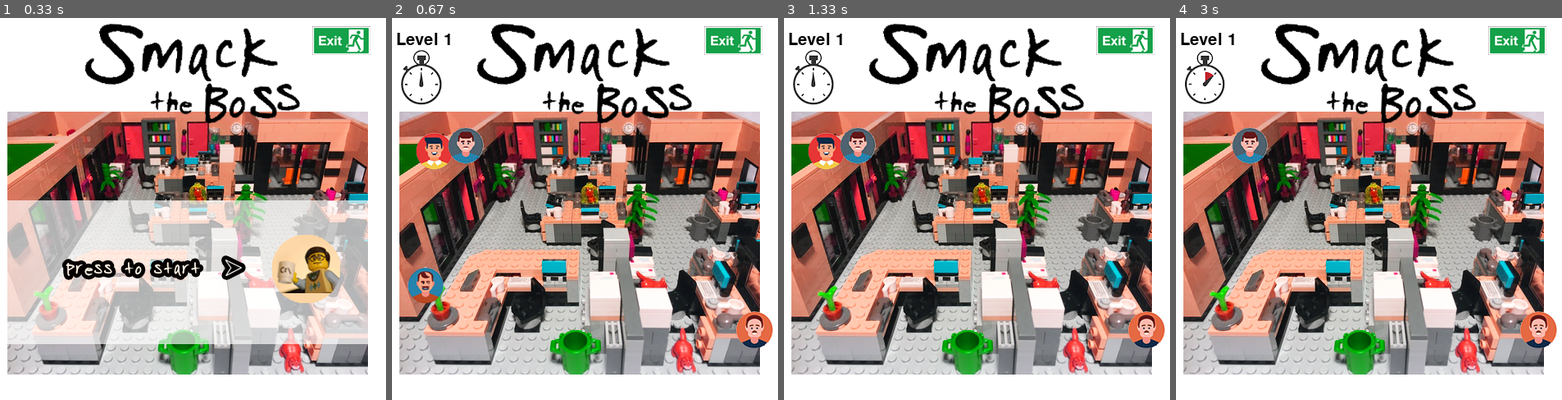
Above: before the commit, frames 1-4 (left to right).
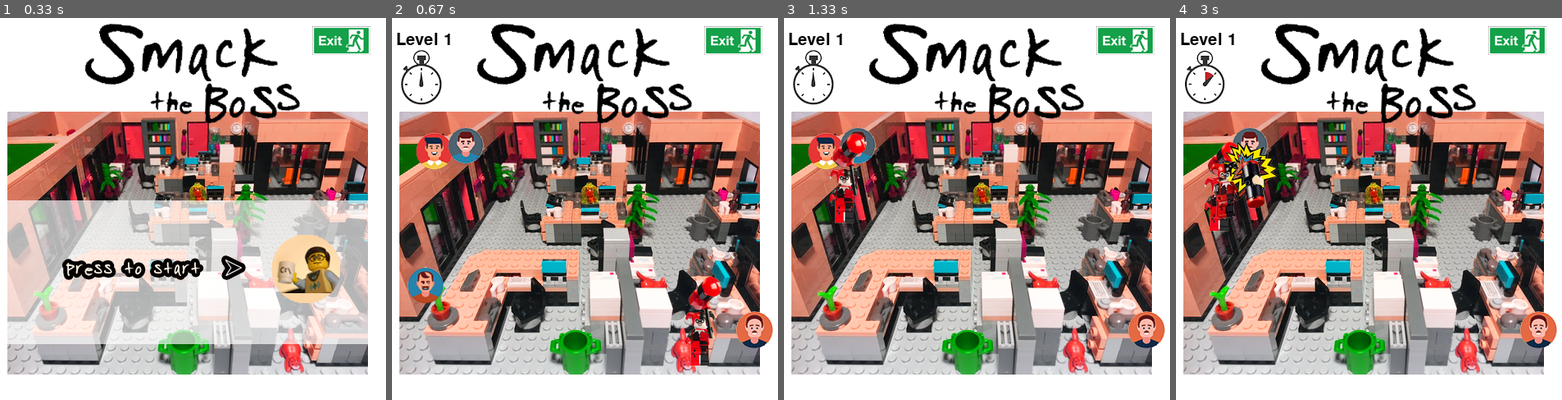
Above: after the commit, the same moments.

Repository: blancazhq/Pygame_smack_the_boss
Game: pygame game, started from pygame_smack_the_boss.py
Same seed, same stepped clock (60 frames per second), same inputs: the game is played once before the commit and once after it. The source is Python 2; it was converted automatically to run under Python 3.
Inputs (mouse positions are in pixels of both pictures, inside the frame that each line leads up to):
- Up to frame 1 (0.33 s): no input
- Up to frame 2 (0.67 s): click (696, 285) at 0.38 s
- Up to frame 3 (1.33 s): click (814, 285) at 0.72 s; click (841, 144) at 1.05 s
- Up to frame 4 (3 s): click (1515, 342) at 1.38 s; click (1372, 71) at 1.72 s; click (1345, 304) at 2.05 s; click (1349, 136) at 2.38 s; click (1218, 151) at 2.72 s

Frame 1 is identical in both runs. In frame 2, 1.2% of the frame differs, in the area x 76-86%, y 67-92%; in frame 3, 1.2%; in frame 4, 2.4%, in the area x 7-27%, y 32-56%.

Commit message:
game completed

Diff:
--- a/pygame_smack_the_boss.py
+++ b/pygame_smack_the_boss.py
@@ -33,18 +33,6 @@
     def get_location(self):
         return (self.x,self.y)
 
-    def move(self):
-        if self.x <= self.bounds[2] and self.y <= self.bounds[3] and self.x >= self.bounds[0] - self.dimensions[2] and self.y >= self.bounds[1] - self.dimensions[3]:
-            self.x += self.x_speed
-            self.y += self.y_speed
-        elif self.x > self.bounds[2]:
-            self.x = self.bounds[0] - self.dimensions[2]
-        elif self.y > self.bounds[3]:
-            self.y = self.bounds[1] - self.dimensions[3]
-        elif self.x < self.bounds[0] - self.dimensions[2]:
-            self.x = self.bounds[2]
-        elif self.y < self.bounds[3] - self.dimensions[3]:
-            self.y = self.bounds[3]
 
 class Boss1(Boss):
     def __init__(self,image,screen,others,tools):
@@ -125,6 +113,8 @@
 
     game_music = pygame.mixer.Sound('sounds/music.wav')
 
+    mallet1_image = pygame.image.load('images/mallet1.png').convert_alpha()
+    mallet2_image = pygame.image.load('images/mallet2.png').convert_alpha()
     start_banner_image = pygame.image.load('images/start_banner.png').convert_alpha()
     start_button_image = pygame.image.load('images/start_button.png').convert_alpha()
     level_complete_banner_image = pygame.image.load('images/level_complete_banner.png').convert_alpha()
@@ -143,7 +133,9 @@
     quit_game = False
     start = False
     next_level = False
-    game_music.play(-1)
+
+    smack_ticks = []
+    smack_locations = []
 
     tools = []
     exit = Exit(exit_image, screen)
@@ -212,10 +204,16 @@
             boss4s.append(boss4)
 
         leveltick_start = pygame.time.get_ticks()
+
         while start == True and quit_game == False:
             next_level = False
             tick = pygame.time.get_ticks()
             leveltick = pygame.time.get_ticks()
+            mouse_pos = list(pygame.mouse.get_pos())
+            mallet1_pos = [0, 0]
+            mallet1_pos[0] = mouse_pos[0] -15
+            mallet1_pos[1] = mouse_pos[1] -15
+            smack_location = (-100, -100)
             for event in pygame.event.get():
                 if event.type == pygame.QUIT:
                     stop_game = True
@@ -224,6 +222,10 @@
                     for i in range(len(boss1s)):
                         if event.pos[0] in range(boss1s[i].get_location()[0], boss1s[i].get_location()[0]+boss1s[i].dimensions[2]) and event.pos[1] in range(boss1s[i].get_location()[1], boss1s[i].get_location()[1]+boss1.dimensions[3]):
                             num_boss1 -= 1
+                            smack_tick = pygame.time.get_ticks()
+                            smack_ticks.append(smack_tick)
+                            smack_location = boss1s[i].get_location()
+                            smack_locations.append(smack_location)
                             characters.remove(boss1s[i])
                             boss1s.remove(boss1s[i])
                             break
@@ -232,6 +234,10 @@
                             boss2s[i].click_needed -= 1
                             if boss2s[i].click_needed == 0:
                                 num_boss2 -= 1
+                                smack_tick = pygame.time.get_ticks()
+                                smack_ticks.append(smack_tick)
+                                smack_location = boss2s[i].get_location()
+                                smack_locations.append(smack_location)
                                 characters.remove(boss2s[i])
                                 boss2s.remove(boss2s[i])
                             break
@@ -240,6 +246,10 @@
                             boss3s[i].click_needed -= 1
                             if boss3s[i].click_needed == 0:
                                 num_boss3 -= 1
+                                smack_tick = pygame.time.get_ticks()
+                                smack_ticks.append(smack_tick)
+                                smack_location = boss3s[i].get_location()
+                                smack_locations.append(smack_location)
                                 characters.remove(boss3s[i])
                                 boss3s.remove(boss3s[i])
                             break
@@ -248,11 +258,16 @@
                             boss4s[i].click_needed -= 1
                             if boss4s[i].click_needed == 0:
                                 num_boss4 -= 1
+                                smack_tick = pygame.time.get_ticks()
+                                smack_ticks.append(smack_tick)
+                                smack_location = boss4s[i].get_location()
+                                smack_locations.append(smack_location)
                                 characters.remove(boss4s[i])
                                 boss4s.remove(boss4s[i])
                             break
                     if event.pos[0] in range(405, 475) and event.pos[1] in range(25, 50):
                         quit_game = True
+
 
             screen.blit(background_image, (0,0))
             screen.blit(exit.image, exit.get_location())
@@ -291,8 +306,18 @@
                 end_condition = 'lose'
                 level_counter = 1
                 break
+
             for i in characters:
                 screen.blit(i.image, i.get_location())
+
+            if smack_location == (-100, -100):
+                screen.blit(mallet1_image, mallet1_pos)
+
+            if smack_ticks != []:
+                if leveltick <= smack_ticks[-1] + 500:
+                    screen.blit(mallet2_image, smack_locations[-1])
+                    smack_tick = 0
+
             pygame.display.update()
 
             if num_boss1 <= 0 and num_boss2 <= 0 and num_boss3 <= 0 and num_boss4 <= 0:
@@ -352,15 +377,6 @@
                 screen.blit(start_button_image, (350, 270))
             pygame.display.update()
 
-"""
-        if tick > 2000:
-            monster.change_direction()
-            for i in goblins:
-                i.change_direction()
-            tick = 0
-
-        tick += clock.tick()
-"""
 
 pygame.quit()
 
Binary file added: images/mallet1.png
Binary file added: images/mallet2.png
Not shown, added: sounds/level_complete.wav
Not shown, added: sounds/lose.flac
Not shown, added: sounds/music.wav
Not shown, added: sounds/smack.wav
Not shown, added: sounds/timer.wav
